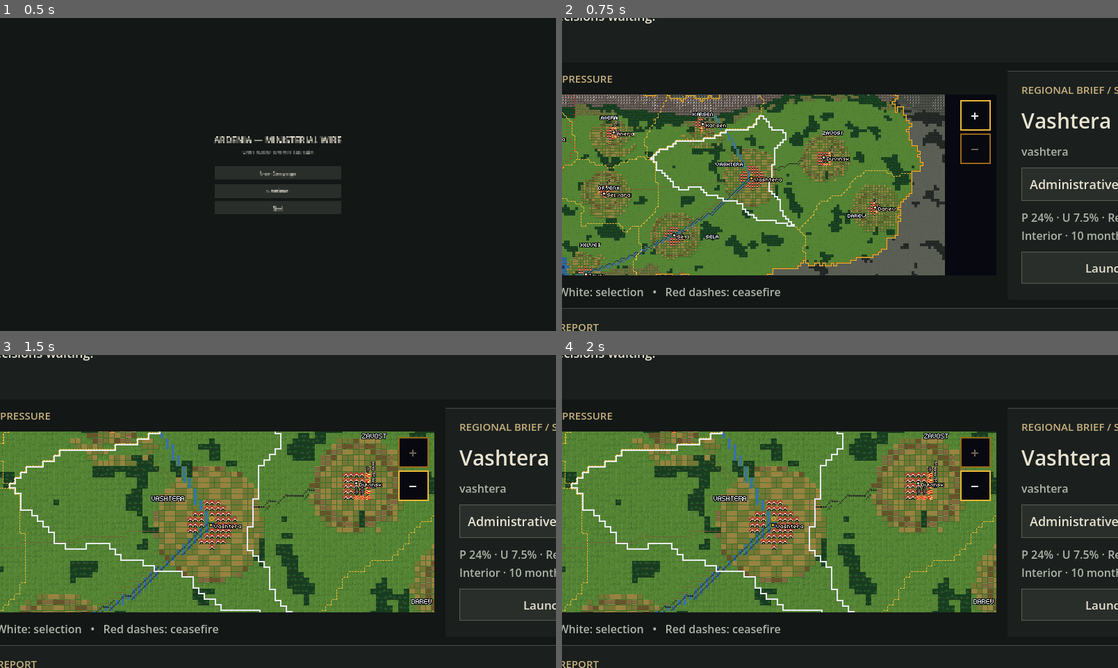
Above: before the commit, frames 1-4 (two rows, left to right).
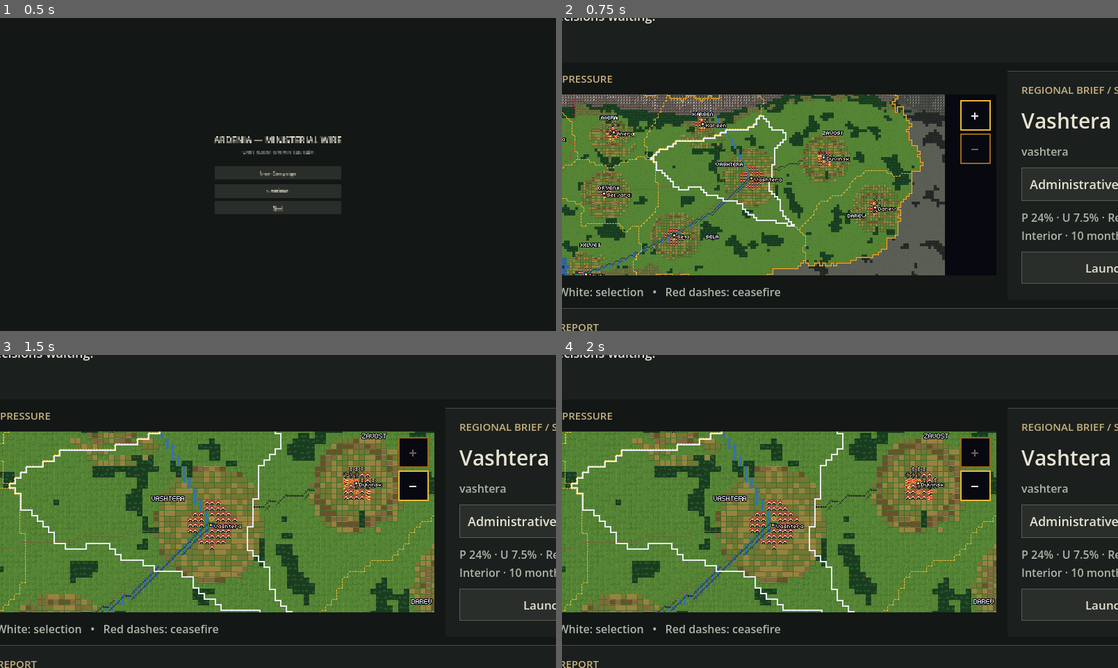
Above: after the commit, the same moments.

Repository: RatiOni/Political-Sim-Game
Game: Godot game, scene res://scenes/menu.tscn
Same seed, same stepped clock (60 frames per second), same inputs: the game is played once before the commit and once after it.
Inputs:
- Up to frame 1 (0.5 s): no input
- Up to frame 2 (0.75 s): click "New Campaign" at 0.5 s
- Up to frame 3 (1.5 s): click "+" at 1.25 s
- Up to frame 4 (2 s): no input

Frame 1 is identical in both runs. In frame 2, 1.2% of the frame differs, in the area x 0-67%, y 24-82%; in frame 3, 3.0%; in frame 4, 3.0%, in the area x 3-79%, y 24-83%.

Commit message:
refactor(godot): one cell hash, one grid check, one SIDES; drop dead map code
Merge the three map hash functions into TileBaker.cell_hash, make
TileBaker.in_grid public and reuse it, define SIDES once, add
GrowthLayers.cell_less, remove ArdeniaMap._point, MapPalette.nearest,
the unused tree and crops sprites and the unused 1-Bit Pack sheet.
Warn once per unknown region id.

Co-Authored-By: Claude Opus 5.5 <noreply@anthropic.com>

Diff:
--- a/godot/data/map/tile_atlas.json
+++ b/godot/data/map/tile_atlas.json
@@ -207,292 +207,284 @@
 		3,
 		3
 	],
-	"tree": [
-		4,
-		3
-	],
-	"crops": [
-		5,
-		3
-	],
 	"road": [
-		6,
+		4,
 		3
 	],
 	"paved": [
-		7,
+		5,
 		3
 	],
 	"rail": [
-		8,
+		6,
 		3
 	],
 	"barricade": [
-		9,
+		7,
 		3
 	],
 	"fire_0": [
-		10,
+		8,
 		3
 	],
 	"fire_1": [
-		11,
+		9,
 		3
 	],
 	"fire_2": [
-		12,
+		10,
 		3
 	],
 	"smoke_mid_0": [
-		13,
+		11,
 		3
 	],
 	"smoke_mid_1": [
-		14,
+		12,
 		3
 	],
 	"smoke_mid_2": [
-		15,
+		13,
 		3
 	],
 	"smoke_top_0": [
-		0,
-		4
+		14,
+		3
 	],
 	"smoke_top_1": [
-		1,
-		4
+		15,
+		3
 	],
 	"smoke_top_2": [
-		2,
+		0,
 		4
 	],
 	"road_v": [
-		3,
+		1,
 		4
 	],
 	"road_d1": [
-		4,
+		2,
 		4
 	],
 	"road_d2": [
-		5,
+		3,
 		4
 	],
 	"paved_v": [
-		6,
+		4,
 		4
 	],
 	"paved_d1": [
-		7,
+		5,
 		4
 	],
 	"paved_d2": [
-		8,
+		6,
 		4
 	],
 	"rail_v": [
-		9,
+		7,
 		4
 	],
 	"rail_d1": [
-		10,
+		8,
 		4
 	],
 	"rail_d2": [
-		11,
+		9,
 		4
 	],
 	"foreign_deep_sea_0": [
-		12,
+		10,
 		4
 	],
 	"foreign_deep_sea_1": [
-		13,
+		11,
 		4
 	],
 	"foreign_deep_sea_2": [
-		14,
+		12,
 		4
 	],
 	"foreign_deep_sea_3": [
-		15,
+		13,
 		4
 	],
 	"foreign_sea_0": [
-		0,
-		5
+		14,
+		4
 	],
 	"foreign_sea_1": [
-		1,
-		5
+		15,
+		4
 	],
 	"foreign_sea_2": [
-		2,
+		0,
 		5
 	],
 	"foreign_sea_3": [
-		3,
+		1,
 		5
 	],
 	"foreign_shallows_0": [
-		4,
+		2,
 		5
 	],
 	"foreign_shallows_1": [
-		5,
+		3,
 		5
 	],
 	"foreign_shallows_2": [
-		6,
+		4,
 		5
 	],
 	"foreign_shallows_3": [
-		7,
+		5,
 		5
 	],
 	"foreign_sand_0": [
-		8,
+		6,
 		5
 	],
 	"foreign_sand_1": [
-		9,
+		7,
 		5
 	],
 	"foreign_sand_2": [
-		10,
+		8,
 		5
 	],
 	"foreign_sand_3": [
-		11,
+		9,
 		5
 	],
 	"foreign_grass_0": [
-		12,
+		10,
 		5
 	],
 	"foreign_grass_1": [
-		13,
+		11,
 		5
 	],
 	"foreign_grass_2": [
-		14,
+		12,
 		5
 	],
 	"foreign_grass_3": [
-		15,
+		13,
 		5
 	],
 	"foreign_farm_0": [
-		0,
-		6
+		14,
+		5
 	],
 	"foreign_farm_1": [
-		1,
-		6
+		15,
+		5
 	],
 	"foreign_farm_2": [
-		2,
+		0,
 		6
 	],
 	"foreign_farm_3": [
-		3,
+		1,
 		6
 	],
 	"foreign_fallow_0": [
-		4,
+		2,
 		6
 	],
 	"foreign_fallow_1": [
-		5,
+		3,
 		6
 	],
 	"foreign_fallow_2": [
-		6,
+		4,
 		6
 	],
 	"foreign_fallow_3": [
-		7,
+		5,
 		6
 	],
 	"foreign_forest_0": [
-		8,
+		6,
 		6
 	],
 	"foreign_forest_1": [
-		9,
+		7,
 		6
 	],
 	"foreign_forest_2": [
-		10,
+		8,
 		6
 	],
 	"foreign_forest_3": [
-		11,
+		9,
 		6
 	],
 	"foreign_hills_0": [
-		12,
+		10,
 		6
 	],
 	"foreign_hills_1": [
-		13,
+		11,
 		6
 	],
 	"foreign_hills_2": [
-		14,
+		12,
 		6
 	],
 	"foreign_hills_3": [
-		15,
+		13,
 		6
 	],
 	"foreign_mountain_0": [
-		0,
-		7
+		14,
+		6
 	],
 	"foreign_mountain_1": [
-		1,
-		7
+		15,
+		6
 	],
 	"foreign_mountain_2": [
-		2,
+		0,
 		7
 	],
 	"foreign_mountain_3": [
-		3,
+		1,
 		7
 	],
 	"foreign_snow_0": [
-		4,
+		2,
 		7
 	],
 	"foreign_snow_1": [
-		5,
+		3,
 		7
 	],
 	"foreign_snow_2": [
-		6,
+		4,
 		7
 	],
 	"foreign_snow_3": [
-		7,
+		5,
 		7
 	],
 	"foreign_river_0": [
-		8,
+		6,
 		7
 	],
 	"foreign_river_1": [
-		9,
+		7,
 		7
 	],
 	"foreign_river_2": [
-		10,
+		8,
 		7
 	],
 	"foreign_river_3": [
-		11,
+		9,
 		7
 	]
 }
--- a/godot/data/map/tile_atlas_4.json
+++ b/godot/data/map/tile_atlas_4.json
@@ -207,292 +207,284 @@
 		3,
 		3
 	],
-	"tree": [
-		4,
-		3
-	],
-	"crops": [
-		5,
-		3
-	],
 	"road": [
-		6,
+		4,
 		3
 	],
 	"paved": [
-		7,
+		5,
 		3
 	],
 	"rail": [
-		8,
+		6,
 		3
 	],
 	"barricade": [
-		9,
+		7,
 		3
 	],
 	"fire_0": [
-		10,
+		8,
 		3
 	],
 	"fire_1": [
-		11,
+		9,
 		3
 	],
 	"fire_2": [
-		12,
+		10,
 		3
 	],
 	"smoke_mid_0": [
-		13,
+		11,
 		3
 	],
 	"smoke_mid_1": [
-		14,
+		12,
 		3
 	],
 	"smoke_mid_2": [
-		15,
+		13,
 		3
 	],
 	"smoke_top_0": [
-		0,
-		4
+		14,
+		3
 	],
 	"smoke_top_1": [
-		1,
-		4
+		15,
+		3
 	],
 	"smoke_top_2": [
-		2,
+		0,
 		4
 	],
 	"road_v": [
-		3,
+		1,
 		4
 	],
 	"road_d1": [
-		4,
+		2,
 		4
 	],
 	"road_d2": [
-		5,
+		3,
 		4
 	],
 	"paved_v": [
-		6,
+		4,
 		4
 	],
 	"paved_d1": [
-		7,
+		5,
 		4
 	],
 	"paved_d2": [
-		8,
+		6,
 		4
 	],
 	"rail_v": [
-		9,
+		7,
 		4
 	],
 	"rail_d1": [
-		10,
+		8,
 		4
 	],
 	"rail_d2": [
-		11,
+		9,
 		4
 	],
 	"foreign_deep_sea_0": [
-		12,
+		10,
 		4
 	],
 	"foreign_deep_sea_1": [
-		13,
+		11,
 		4
 	],
 	"foreign_deep_sea_2": [
-		14,
+		12,
 		4
 	],
 	"foreign_deep_sea_3": [
-		15,
+		13,
 		4
 	],
 	"foreign_sea_0": [
-		0,
-		5
+		14,
+		4
 	],
 	"foreign_sea_1": [
-		1,
-		5
+		15,
+		4
 	],
 	"foreign_sea_2": [
-		2,
+		0,
 		5
 	],
 	"foreign_sea_3": [
-		3,
+		1,
 		5
 	],
 	"foreign_shallows_0": [
-		4,
+		2,
 		5
 	],
 	"foreign_shallows_1": [
-		5,
+		3,
 		5
 	],
 	"foreign_shallows_2": [
-		6,
+		4,
 		5
 	],
 	"foreign_shallows_3": [
-		7,
+		5,
 		5
 	],
 	"foreign_sand_0": [
-		8,
+		6,
 		5
 	],
 	"foreign_sand_1": [
-		9,
+		7,
 		5
 	],
 	"foreign_sand_2": [
-		10,
+		8,
 		5
 	],
 	"foreign_sand_3": [
-		11,
+		9,
 		5
 	],
 	"foreign_grass_0": [
-		12,
+		10,
 		5
 	],
 	"foreign_grass_1": [
-		13,
+		11,
 		5
 	],
 	"foreign_grass_2": [
-		14,
+		12,
 		5
 	],
 	"foreign_grass_3": [
-		15,
+		13,
 		5
 	],
 	"foreign_farm_0": [
-		0,
-		6
+		14,
+		5
 	],
 	"foreign_farm_1": [
-		1,
-		6
+		15,
+		5
 	],
 	"foreign_farm_2": [
-		2,
+		0,
 		6
 	],
 	"foreign_farm_3": [
-		3,
+		1,
 		6
 	],
 	"foreign_fallow_0": [
-		4,
+		2,
 		6
 	],
 	"foreign_fallow_1": [
-		5,
+		3,
 		6
 	],
 	"foreign_fallow_2": [
-		6,
+		4,
 		6
 	],
 	"foreign_fallow_3": [
-		7,
+		5,
 		6
 	],
 	"foreign_forest_0": [
-		8,
+		6,
 		6
 	],
 	"foreign_forest_1": [
-		9,
+		7,
 		6
 	],
 	"foreign_forest_2": [
-		10,
+		8,
 		6
 	],
 	"foreign_forest_3": [
-		11,
+		9,
 		6
 	],
 	"foreign_hills_0": [
-		12,
+		10,
 		6
 	],
 	"foreign_hills_1": [
-		13,
+		11,
 		6
 	],
 	"foreign_hills_2": [
-		14,
+		12,
 		6
 	],
 	"foreign_hills_3": [
-		15,
+		13,
 		6
 	],
 	"foreign_mountain_0": [
-		0,
-		7
+		14,
+		6
 	],
 	"foreign_mountain_1": [
-		1,
-		7
+		15,
+		6
 	],
 	"foreign_mountain_2": [
-		2,
+		0,
 		7
 	],
 	"foreign_mountain_3": [
-		3,
+		1,
 		7
 	],
 	"foreign_snow_0": [
-		4,
+		2,
 		7
 	],
 	"foreign_snow_1": [
-		5,
+		3,
 		7
 	],
 	"foreign_snow_2": [
-		6,
+		4,
 		7
 	],
 	"foreign_snow_3": [
-		7,
+		5,
 		7
 	],
 	"foreign_river_0": [
-		8,
+		6,
 		7
 	],
 	"foreign_river_1": [
-		9,
+		7,
 		7
 	],
 	"foreign_river_2": [
-		10,
+		8,
 		7
 	],
 	"foreign_river_3": [
-		11,
+		9,
 		7
 	]
 }
--- a/godot/scripts/map/ardenia_map.gd
+++ b/godot/scripts/map/ardenia_map.gd
@@ -14,7 +14,6 @@
 const BUTTON_MARGIN := 8.0
 const ZOOM_IN_KEYS: Array[Key] = [KEY_EQUAL, KEY_PLUS, KEY_KP_ADD]
 const ZOOM_OUT_KEYS: Array[Key] = [KEY_MINUS, KEY_KP_SUBTRACT]
-const SIDES: Array[Vector2i] = [Vector2i(1, 0), Vector2i(-1, 0), Vector2i(0, 1), Vector2i(0, -1)]
 const CORNERS: Array[Vector2i] = [Vector2i(1, 1), Vector2i(-1, 1), Vector2i(1, -1), Vector2i(-1, -1)]
 
 var tiles_path := TileBaker.TILES_PATH
@@ -35,6 +34,7 @@
 var smoke_frame := 0
 var last_changed_cells := 0
 var lines_builds := 0
+var unknown_warnings := 0
 var lines_rect := TextureRect.new()
 var zoom_in_button := Button.new()
 var zoom_out_button := Button.new()
@@ -56,6 +56,7 @@
 var _lines: Dictionary = {}
 var _covered: Dictionary = {}
 var _dusk := false
+var _warned_ids: Dictionary = {}
 var _growth_started := false
 var _user_zoomed := false
 var _screen_scale := 1.0
@@ -336,10 +337,6 @@
 	return ((p - _physical.position) * _screen_scale - _origin) / canvas_extent()
 
 
-func _point(value: Array) -> Vector2:
-	return map_to_local(Vector2(float(value[0]), float(value[1])) / 100.0)
-
-
 func pan_by(delta: Vector2) -> void:
 	if unavailable:
 		return
@@ -387,7 +384,9 @@
 		var id := str(region["id"])
 		if _geo == null or _geo.region_ids.has(id):
 			regions[id] = region.duplicate(true)
-		else:
+		elif not _warned_ids.has(id):
+			_warned_ids[id] = true
+			unknown_warnings += 1
 			push_warning("ArdeniaMap: ignoring unknown region id '%s'" % id)
 	selected_id = selection if polygons.has(selection) else ""
 	_paint_growth()
@@ -488,7 +487,7 @@
 	var tile := float(tile_px)
 	for cell in cells:
 		var origin := Vector2(cell) * tile
-		for side in SIDES:
+		for side in TileBaker.SIDES:
 			if cells.has(cell + side):
 				continue
 			var at := origin + Vector2(tile - width if side.x > 0 else 0.0, tile - width if side.y > 0 else 0.0)
--- a/godot/scripts/map/growth_layers.gd
+++ b/godot/scripts/map/growth_layers.gd
@@ -59,22 +59,22 @@
 	return clampf(pressure, 0.0, 1.0) * (1.0 - clampf(development, 0.0, 1.0)) * FALLOW_WEIGHT
 
 
-static func stable_hash(cell: Vector2i, salt: int = 0) -> int:
-	return ((cell.x * 73856093) ^ (cell.y * 19349663) ^ (salt * 83492791)) & 0x7fffffff
+static func cell_less(a: Vector2i, b: Vector2i) -> bool:
+	return a.y < b.y or (a.y == b.y and a.x < b.x)
 
 
 static func hash_order(cells: Array, salt: int = 0) -> Array[Vector2i]:
 	var ordered: Array[Vector2i] = []
 	ordered.assign(cells)
 	ordered.sort_custom(func(a: Vector2i, b: Vector2i) -> bool:
-		var ha := stable_hash(a, salt)
-		var hb := stable_hash(b, salt)
-		return ha < hb or (ha == hb and (a.y < b.y or (a.y == b.y and a.x < b.x))))
+		var ha := TileBaker.cell_hash(a, salt)
+		var hb := TileBaker.cell_hash(b, salt)
+		return ha < hb or (ha == hb and cell_less(a, b)))
 	return ordered
 
 
 static func kind_at(tiles: Dictionary, cell: Vector2i) -> String:
-	if cell.x < 0 or cell.y < 0 or cell.x >= TileBaker.GRID.x or cell.y >= TileBaker.GRID.y:
+	if not TileBaker.in_grid(cell):
 		return ""
 	return TileArt.KINDS[tiles["kinds"][cell.y * TileBaker.GRID.x + cell.x]]
 
@@ -90,7 +90,7 @@
 	candidates.sort_custom(func(a: Vector2i, b: Vector2i) -> bool:
 		var da := (a - center).length_squared()
 		var db := (b - center).length_squared()
-		return da < db or (da == db and (a.y < b.y or (a.y == b.y and a.x < b.x))))
+		return da < db or (da == db and cell_less(a, b)))
 	var out: Array[Vector2i] = []
 	out.assign(candidates.slice(0, count))
 	return out
@@ -128,7 +128,7 @@
 			entry["cells"].append(cell)
 			if city["capital"] and cell == cells[0]:
 				entry["capitals"].append(cell)
-			elif stable_hash(cell, 2) % TOWER_EVERY == 0:
+			elif TileBaker.cell_hash(cell, 2) % TOWER_EVERY == 0:
 				entry["towers"].append(cell)
 			else:
 				entry["houses"].append(cell)
@@ -189,7 +189,7 @@
 					reach[cell] = distance
 	var ordered: Array = reach.keys()
 	ordered.sort_custom(func(a: Vector2i, b: Vector2i) -> bool:
-		return reach[a] < reach[b] or (reach[a] == reach[b] and (a.y < b.y or (a.y == b.y and a.x < b.x))))
+		return reach[a] < reach[b] or (reach[a] == reach[b] and cell_less(a, b)))
 	var out: Array[Vector2i] = []
 	out.assign(ordered.slice(0, roundi(ordered.size() * farm_share(development))))
 	return out
@@ -247,7 +247,7 @@
 	var ordered: Array[Vector2i] = []
 	ordered.assign(candidates)
 	ordered.sort_custom(func(a: Vector2i, b: Vector2i) -> bool:
-		return gap[a] < gap[b] or (gap[a] == gap[b] and (a.y < b.y or (a.y == b.y and a.x < b.x))))
+		return gap[a] < gap[b] or (gap[a] == gap[b] and cell_less(a, b)))
 	return ordered
 
 
@@ -311,6 +311,6 @@
 static func plume(base: Vector2i) -> Array[Vector2i]:
 	var out: Array[Vector2i] = [base]
 	for rise in PLUME_RISE:
-		if Rect2i(Vector2i.ZERO, TileBaker.GRID).has_point(base + rise):
+		if TileBaker.in_grid(base + rise):
 			out.append(base + rise)
 	return out
--- a/godot/scripts/map/growth_painter.gd
+++ b/godot/scripts/map/growth_painter.gd
@@ -76,7 +76,7 @@
 			for base in signs["smoke"]:
 				var column := GrowthLayers.plume(base)
 				if role < column.size():
-					out[column[role]] = {"role": PLUME_ROLES[role], "phase": GrowthLayers.stable_hash(base) % SMOKE_FRAMES}
+					out[column[role]] = {"role": PLUME_ROLES[role], "phase": TileBaker.cell_hash(base) % SMOKE_FRAMES}
 	return out
 
 
@@ -105,9 +105,9 @@
 	for region_id in all_targets:
 		var targets: Dictionary = all_targets[region_id]
 		for cell in targets["farm_cells"]:
-			out[cell] = {"sprite": TileArt.variant_key("farm", GrowthLayers.stable_hash(cell) % TileArt.VARIANTS), "lit": false}
+			out[cell] = {"sprite": TileArt.variant_key("farm", TileBaker.cell_hash(cell) % TileArt.VARIANTS), "lit": false}
 		for cell in targets["fallow_cells"]:
-			out[cell] = {"sprite": TileArt.variant_key("fallow", GrowthLayers.stable_hash(cell) % TileArt.VARIANTS), "lit": false}
+			out[cell] = {"sprite": TileArt.variant_key("fallow", TileBaker.cell_hash(cell) % TileArt.VARIANTS), "lit": false}
 		for cell in targets["town_cells"]:
 			out[cell] = {"sprite": "house", "lit": false}
 		for cell in targets["tower_cells"]:
--- a/godot/scripts/map/map_lines.gd
+++ b/godot/scripts/map/map_lines.gd
@@ -1,7 +1,6 @@
 class_name MapLines
 extends RefCounted
 
-const SIDES: Array[Vector2i] = [Vector2i(1, 0), Vector2i(-1, 0), Vector2i(0, 1), Vector2i(0, -1)]
 const AROUND: Array[Vector2i] = [Vector2i(1, 0), Vector2i(-1, 0), Vector2i(0, 1), Vector2i(0, -1), Vector2i(1, 1), Vector2i(-1, 1), Vector2i(1, -1), Vector2i(-1, -1)]
 const DASH_PERIOD := 4
 const DASH_ON := 3
@@ -76,7 +75,7 @@
 			var own := TileBaker.region_at_tile(tiles, cell)
 			if own >= count:
 				continue
-			for side in SIDES:
+			for side in TileBaker.SIDES:
 				var other := TileBaker.region_at_tile(tiles, cell + side)
 				if other < count and other > own:
 					_dashed_edge(img, cell, side, colour, tile_px)
@@ -92,7 +91,7 @@
 
 
 static func _route_cells(points: PackedVector2Array) -> Array[Vector2i]:
-	return TileBaker.line_tiles(points).filter(func(c: Vector2i) -> bool: return Rect2i(Vector2i.ZERO, TileBaker.GRID).has_point(c))
+	return TileBaker.line_tiles(points).filter(TileBaker.in_grid)
 
 
 static func _road(img: Image, points: PackedVector2Array, colour: Color, tile_px: int, covered: Dictionary) -> void:
--- a/godot/scripts/map/map_palette.gd
+++ b/godot/scripts/map/map_palette.gd
@@ -44,18 +44,6 @@
 	return out
 
 
-static func nearest(c: Color) -> int:
-	var best := 0
-	var best_d := INF
-	for i in DAY.size():
-		var p := DAY[i]
-		var d := Vector3(p.r - c.r, p.g - c.g, p.b - c.b).length_squared()
-		if d < best_d:
-			best_d = d
-			best = i
-	return best
-
-
 static func nearest_foreign(c: Color) -> int:
 	var lum := c.get_luminance()
 	var best := 0
--- a/godot/scripts/map/tile_art.gd
+++ b/godot/scripts/map/tile_art.gd
@@ -5,7 +5,7 @@
 const VARIANTS := 4
 const COLUMNS := 16
 const KINDS: Array[String] = ["deep_sea", "sea", "shallows", "sand", "grass", "farm", "fallow", "forest", "hills", "mountain", "snow", "river"]
-const SPRITES: Array[String] = ["house", "house_lit", "tower", "capital", "tree", "crops", "road", "paved", "rail", "barricade", "fi …(215 unchanged characters)…
+const SPRITES: Array[String] = ["house", "house_lit", "tower", "capital", "road", "paved", "rail", "barricade", "fi …(215 unchanged characters)…
 const HALF := 4
 const SIZES: Array[int] = [CELL, HALF]
 const ATLAS_PNG := "res://data/map/tile_atlas.png"
@@ -25,8 +25,6 @@
 	"house": [Vector2i(5, 7), [MapPalette.ROOF, MapPalette.ROOF, MapPalette.INK, MapPalette.WALL]],
 	"house_lit": [Vector2i(5, 7), [MapPalette.ROOF, MapPalette.ROOF, MapPalette.LIT, MapPalette.WALL]],
 	"tower": [Vector2i(6, 7), [MapPalette.ROCK_DARK, MapPalette.ROCK, MapPalette.WALL]],
-	"tree": [Vector2i(4, 5), [MapPalette.TRUNK, MapPalette.TRUNK, MapPalette.FOREST_DARK, MapPalette.FOREST]],
-	"crops": [Vector2i(5, 4), [MapPalette.FARM_GREEN, MapPalette.FARM_GREEN, MapPalette.FARM]],
 	"barricade": [Vector2i(12, 2), [MapPalette.ROAD, MapPalette.ROAD, MapPalette.CEASEFIRE]],
 }
 
@@ -183,7 +181,6 @@
 	return out
 
 
-
 static func recolour(sheet: Image, at: Vector2i, ramp: Array) -> PackedInt32Array:
 	var source: Array[Color] = []
 	var tones := {}
@@ -209,12 +206,6 @@
 	return out
 
 
-static func _hash(x: int, y: int, s: int = 0) -> float:
-	var n := (x * 73856093) ^ (y * 19349663) ^ (s * 83492791)
-	n = (n ^ (n >> 13)) * 1274126177
-	return float((n >> 8) & 0xFFFF) / 65535.0
-
-
 static func ground(kind: String, variant: int, tile_px: int = CELL) -> PackedInt32Array:
 	if tile_px != CELL and kind not in REDRAWN:
 		return halve(ground(kind, variant))
@@ -223,7 +214,7 @@
 	var out := PackedInt32Array()
 	for y in tile_px:
 		for x in tile_px:
-			out.append(_ground_pixel(kind, variant, v, x, y, _hash(x + salt * CELL, y, 3), tile_px))
+			out.append(_ground_pixel(kind, variant, v, x, y, float(TileBaker.cell_hash(Vector2i(x + salt * CELL, y), 3)) / TileBaker.HASH_MASK, tile_px))
 	return out
 
 
--- a/godot/scripts/map/tile_baker.gd
+++ b/godot/scripts/map/tile_baker.gd
@@ -4,6 +4,7 @@
 const GRID := Vector2i(168, 100)
 const TILE := 8
 const TILES_PATH := "res://data/map/baked/tiles.json"
+const HASH_MASK := 0xFFFF
 const NOISE_SEED := 7
 const NOISE_FREQUENCY := 0.08
 const SNOW_HEIGHT := 0.80
@@ -14,7 +15,7 @@
 const SAND_HEIGHT := 0.05
 const FARM_RADIUS := 9.0
 const OPEN_SEA_RADIUS := 5
-const ORTHOGONAL: Array[Vector2i] = [Vector2i(1, 0), Vector2i(-1, 0), Vector2i(0, 1), Vector2i(0, -1)]
+const SIDES: Array[Vector2i] = [Vector2i(1, 0), Vector2i(-1, 0), Vector2i(0, 1), Vector2i(0, -1)]
 const SHALLOW_REACH: Array[Vector2i] = [Vector2i(1, 0), Vector2i(-1, 0), Vector2i(0, 1), Vector2i(0, -1), Vector2i(2, 0), Vector2i(-2, 0), Vector2i(0, 2), Vector2i(0, -2)]
 
 
@@ -44,14 +45,14 @@
 		for tx in GRID.x:
 			var i := ty * GRID.x + tx
 			out_kinds[i] = TileArt.KINDS.find(kinds[i])
-			variants[i] = int(_hash(tx, ty) * TileArt.VARIANTS) % TileArt.VARIANTS
+			variants[i] = int(float(cell_hash(Vector2i(tx, ty))) / HASH_MASK * TileArt.VARIANTS) % TileArt.VARIANTS
 	return {"grid": [GRID.x, GRID.y], "kinds": out_kinds, "regions": region_ids, "variants": variants}
 
 
 static func region_at_tile(data: Dictionary, cell: Vector2i) -> int:
 	var regions: PackedByteArray = data.get("regions", PackedByteArray())
 	var index := cell.y * GRID.x + cell.x
-	if not _in_grid(cell) or index >= regions.size():
+	if not in_grid(cell) or index >= regions.size():
 		return MapBaker.SEA_REGION
 	return regions[index]
 
@@ -132,10 +133,10 @@
 	return int(round(regions.get_pixel(tx * TILE + TILE / 2, ty * TILE + TILE / 2).r * 255.0))
 
 
-static func _hash(x: int, y: int, salt: int = 0) -> float:
-	var n := (x * 73856093) ^ (y * 19349663) ^ (salt * 83492791)
+static func cell_hash(cell: Vector2i, salt: int = 0) -> int:
+	var n := (cell.x * 73856093) ^ (cell.y * 19349663) ^ (salt * 83492791)
 	n = (n ^ (n >> 13)) * 1274126177
-	return float((n >> 8) & 0xFFFF) / 65535.0
+	return (n >> 8) & HASH_MASK
 
 
 static func _near_city(geo: MapGeometry, tx: int, ty: int) -> bool:
@@ -164,7 +165,7 @@
 	return "grass"
 
 
-static func _in_grid(cell: Vector2i) -> bool:
+static func in_grid(cell: Vector2i) -> bool:
 	return cell.x >= 0 and cell.y >= 0 and cell.x < GRID.x and cell.y < GRID.y
 
 
@@ -176,7 +177,7 @@
 				continue
 			for d in SHALLOW_REACH:
 				var n := Vector2i(tx, ty) + d
-				if _in_grid(n) and kinds[n.y * GRID.x + n.x] not in ["sea", "shallows"]:
+				if in_grid(n) and kinds[n.y * GRID.x + n.x] not in ["sea", "shallows"]:
 					kinds[i] = "shallows"
 					break
 
@@ -193,7 +194,7 @@
 	for dy in range(-radius, radius + 1):
 		for dx in range(-radius, radius + 1):
 			var n := Vector2i(tx + dx, ty + dy)
-			if _in_grid(n) and land[n.y * GRID.x + n.x] != "sea":
+			if in_grid(n) and land[n.y * GRID.x + n.x] != "sea":
 				return true
 	return false
 
@@ -204,9 +205,9 @@
 			var i := ty * GRID.x + tx
 			if kinds[i] not in ["grass", "farm"] or _height_sample(height, tx, ty) >= SAND_HEIGHT:
 				continue
-			for d in ORTHOGONAL:
+			for d in SIDES:
 				var n := Vector2i(tx, ty) + d
-				if _in_grid(n) and kinds[n.y * GRID.x + n.x] == "shallows":
+				if in_grid(n) and kinds[n.y * GRID.x + n.x] == "shallows":
 					kinds[i] = "sand"
 					break
 
@@ -214,5 +215,5 @@
 static func _add_river(kinds: Array[String], geo: MapGeometry) -> void:
 	for cell in line_tiles(geo.kesla):
 		var i := cell.y * GRID.x + cell.x
-		if _in_grid(cell) and kinds[i] not in ["deep_sea", "sea", "shallows"]:
+		if in_grid(cell) and kinds[i] not in ["deep_sea", "sea", "shallows"]:
 			kinds[i] = "river"
--- a/godot/scripts/tests/vertical_slice_test.gd
+++ b/godot/scripts/tests/vertical_slice_test.gd
@@ -218,7 +218,7 @@
 		for panel_name in ["RegionBrief", "MonthlyReport", "DecisionRail", "Header"]:
 			if not _check(not map_rect.intersects(scene.find_child(panel_name, true, false).get_global_rect()), "Map does not overlap " + panel_name):
 				return
-		if not _check(map.region_at(map._point([55, 48])) == "vashtera" and map.region_at(Vector2.ZERO).is_empty(), "Shared map transform hit-tests land and sea"):
+		if not _check(map.region_at(map.map_to_local(Vector2(0.55, 0.48))) == "vashtera" and map.region_at(Vector2.ZERO).is_empty(), "Shared map transform hit-tests land and sea"):
 			return
 		scene.find_child("NextDecision").grab_focus()
 		var tab := InputEventKey.new()
@@ -236,7 +236,7 @@
 		if not _check(map.selected_id != "vashtera" and brief.find_child("RegionId").text == map.selected_id, "Keyboard region selection updates the brief"):
 			return
 		var motion := InputEventMouseMotion.new()
-		motion.position = map.global_position + map._point([55, 48])
+		motion.position = map.global_position + map.map_to_local(Vector2(0.55, 0.48))
 		root.push_input(motion)
 		await process_frame
 		if not _check(map.hovered_id == "vashtera", "Pointer hover uses the shared transform"):
@@ -244,7 +244,7 @@
 		var click := InputEventMouseButton.new()
 		click.button_index = MOUSE_BUTTON_LEFT
 		click.pressed = true
-		click.position = map.global_position + map._point([55, 48])
+		click.position = map.global_position + map.map_to_local(Vector2(0.55, 0.48))
 		root.push_input(click)
 		click.pressed = false
 		root.push_input(click)
--- a/godot/tests/map/test_map_resilience.gd
+++ b/godot/tests/map/test_map_resilience.gd
@@ -63,6 +63,11 @@
 	t.equal(map.regions.size(), geo.region_ids.size(), "every known region still applies")
 	t.equal(map.selected_id, "", "an unknown selection id is dropped")
 	t.equal(_growth_cells(map), reference, "unknown rows leave the growth layer as the known rows alone paint it")
+	var warned := map.unknown_warnings
+	map.apply_snapshot(rows, "")
+	map.apply_snapshot(rows, "")
+	t.equal(map.unknown_warnings, warned, "each unknown region id is warned about once")
+	t.equal(warned, 2, "both unknown ids were warned about")
 
 
 func _check_budget(geo: MapGeometry) -> void:
--- a/godot/tests/map/test_tile_art.gd
+++ b/godot/tests/map/test_tile_art.gd
@@ -9,7 +9,6 @@
 	t.equal(MapPalette.DUSK.size(), 32, "the dusk palette has 32 colours")
 	t.truth(MapPalette.DUSK[MapPalette.GRASS].get_luminance() < MapPalette.DAY[MapPalette.GRASS].get_luminance(), "grass darkens at dusk")
 	t.equal(MapPalette.DUSK[MapPalette.LIT], MapPalette.DAY[MapPalette.LIT], "lit windows keep their glow at dusk")
-	t.equal(MapPalette.nearest(MapPalette.DAY[MapPalette.ROOF]), MapPalette.ROOF, "a palette colour is its own nearest")
 	t.truth(MapPalette.FOREIGN.size() > 1, "a foreign grey ramp exists")
 	t.equal(MapPalette.FOREIGN_DUSK.size(), MapPalette.FOREIGN.size(), "the foreign ramp has a dusk twin")
 	for c in MapPalette.FOREIGN:
Not shown, removed: godot/assets/pixel/LICENSE_1bit_pack.txt
Binary file removed: godot/assets/pixel/kenney_1bit.png
Not shown, removed: godot/assets/pixel/kenney_1bit.png.import
Binary file changed: godot/data/map/tile_atlas.png
Binary file changed: godot/data/map/tile_atlas_4.png
Not shown, added: godot/tests/map/test_map_resilience.gd.uid
Not shown, changed: godot/assets/CREDITS.md
